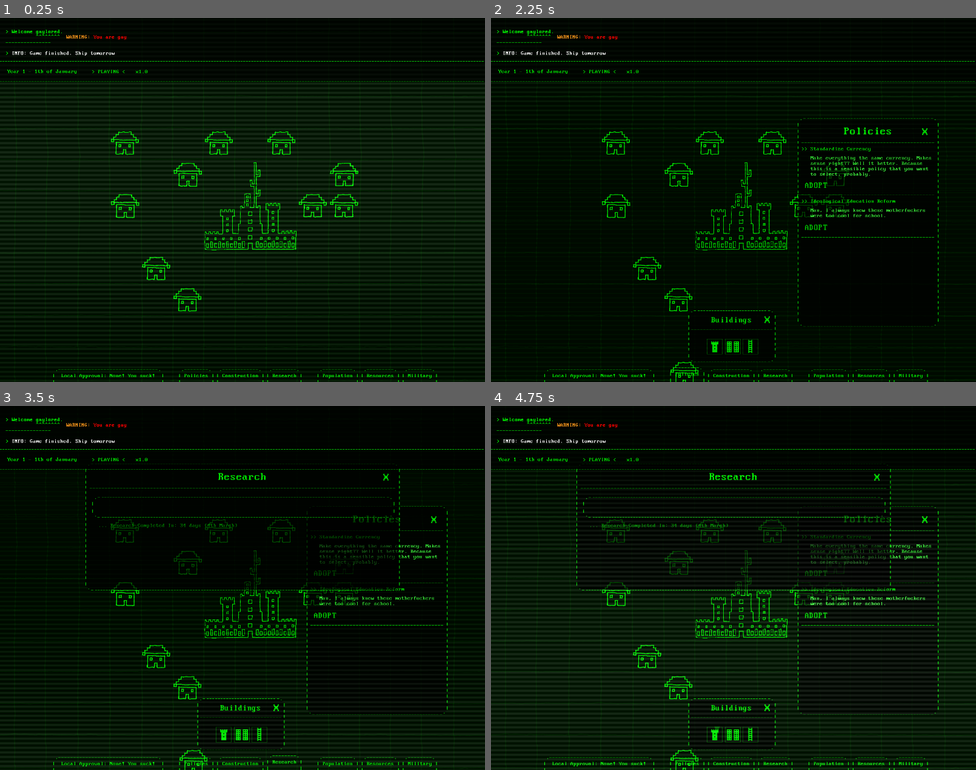
Above: before the commit, frames 1-4 (two rows, left to right).
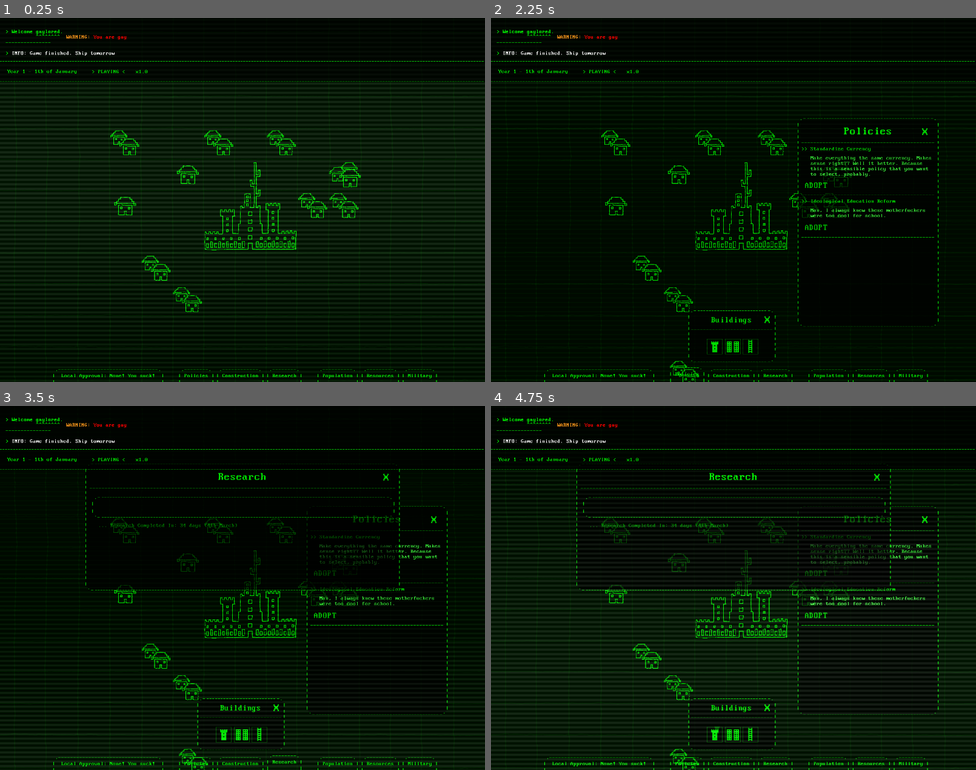
Above: after the commit, the same moments.

Repository: AlexHoratio/SATRAP
Game: Godot game, scene res://Scenes/satrap.tscn
The game is run twice, just before and just after one commit, with the same random seed, the same clock (stepped at 60 frames per second) and the same inputs. This scene is started directly instead of the project's main scene.
Inputs (mouse positions are in pixels of both pictures, inside the frame that each line leads up to):
- Up to frame 1 (0.25 s): no input
- Up to frame 2 (2.25 s): click ".------------. | Construction…" at 0.5 s; click (733, 345) at 1.25 s; click ".--------. | Policies | | |" at 2 s
- Up to frame 3 (3.5 s): click ".--------. | Research | | |" at 2.75 s
- Up to frame 4 (4.75 s): click (733, 708) at 3.52 s; click (714, 733) at 4.25 s

The runs differ from the first frame. In frame 1, 1.6% of the frame differs, in the area x 22-75%, y 30-81%; in frame 2, 1.6%; in frame 3, 1.3%; in frame 4, 1.3%.

Commit message:
civil sprite update

Diff:
--- a/Prefabs/Entities/civil.tscn
+++ b/Prefabs/Entities/civil.tscn
@@ -2,18 +2,18 @@
 
 [ext_resource type="PackedScene" uid="uid://c6gatc2wlssfe" path="res://Prefabs/Entities/building.tscn" id="1_frv1a"]
 [ext_resource type="Script" uid="uid://c1k01eku36n3y" path="res://Prefabs/Entities/civil.gd" id="2_2gubu"]
-[ext_resource type="Texture2D" uid="uid://w5mahjq33bqo" path="res://Graphics/Entities/Trace/civil1.png" id="3_r6u2t"]
-[ext_resource type="Texture2D" uid="uid://bw1olprqimu6u" path="res://Graphics/Entities/Trace/civil2.png" id="4_53qh1"]
+[ext_resource type="Texture2D" uid="uid://cxxa3thc1kmlc" path="res://Graphics/Entities/Trace/civil4.png" id="4_xdf7j"]
+[ext_resource type="Texture2D" uid="uid://0qu4rgbdo5ks" path="res://Graphics/Entities/Trace/civil5.png" id="5_r6u2t"]
 [ext_resource type="Texture2D" uid="uid://db37ai2l2k8yd" path="res://Graphics/Entities/Trace/civil3.png" id="5_s43j2"]
 
 [sub_resource type="SpriteFrames" id="SpriteFrames_af5lw"]
 animations = [{
 "frames": [{
 "duration": 1.0,
-"texture": ExtResource("3_r6u2t")
+"texture": ExtResource("4_xdf7j")
 }, {
 "duration": 1.0,
-"texture": ExtResource("4_53qh1")
+"texture": ExtResource("5_r6u2t")
 }, {
 "duration": 1.0,
 "texture": ExtResource("5_s43j2")
--- a/Scenes/satrap.tscn
+++ b/Scenes/satrap.tscn
@@ -718,81 +718,79 @@
 [node name="world" type="Node2D" parent="." unique_id=393979327]
 script = ExtResource("4_iv1gs")
 
-[node name="buildings" type="Node2D" parent="world" unique_id=1515735873]
-
 [node name="vert" type="Parallax2D" parent="world" unique_id=1001035445]
 scroll_offset = Vector2(-985, -144)
 repeat_size = Vector2(1116, 841.355)
 repeat_times = 3
 
 [node name="vert1" type="Sprite2D" parent="world/vert" unique_id=959746599]
-self_modulate = Color(0, 1, 0, 0.07058824)
+self_modulate = Color(0, 1, 0, 0.06666667)
 position = Vector2(193, 135)
 scale = Vector2(0.40622202, 0.40622205)
 texture = ExtResource("15_q2xhs")
 
 [node name="vert2" type="Sprite2D" parent="world/vert" unique_id=986245493]
-self_modulate = Color(0, 1, 0, 0.07058824)
+self_modulate = Color(0, 1, 0, 0.06666667)
 position = Vector2(287, 135)
 scale = Vector2(0.40622202, 0.40622205)
 texture = ExtResource("16_h600r")
 
 [node name="vert3" type="Sprite2D" parent="world/vert" unique_id=1040480945]
-self_modulate = Color(0, 1, 0, 0.07058824)
+self_modulate = Color(0, 1, 0, 0.06666667)
 position = Vector2(380, 135)
 scale = Vector2(0.40622202, 0.40622205)
 texture = ExtResource("17_xomt0")
 
 [node name="vert4" type="Sprite2D" parent="world/vert" unique_id=1561133261]
-self_modulate = Color(0, 1, 0, 0.07058824)
+self_modulate = Color(0, 1, 0, 0.06666667)
 position = Vector2(472, 135.43982)
 scale = Vector2(0.40622202, 0.40622205)
 texture = ExtResource("18_eek2u")
 
 [node name="vert5" type="Sprite2D" parent="world/vert" unique_id=1693824832]
-self_modulate = Color(0, 1, 0, 0.07058824)
+self_modulate = Color(0, 1, 0, 0.06666667)
 position = Vector2(566, 135.44)
 scale = Vector2(0.40622202, 0.40622205)
 texture = ExtResource("19_mhcst")
 
 [node name="vert6" type="Sprite2D" parent="world/vert" unique_id=330773815]
-self_modulate = Color(0, 1, 0, 0.07058824)
+self_modulate = Color(0, 1, 0, 0.06666667)
 position = Vector2(660, 135.44)
 scale = Vector2(0.40622202, 0.40622205)
 texture = ExtResource("20_0dolp")
 
 [node name="vert7" type="Sprite2D" parent="world/vert" unique_id=1408206639]
-self_modulate = Color(0, 1, 0, 0.07058824)
+self_modulate = Color(0, 1, 0, 0.06666667)
 position = Vector2(753, 135.44)
 scale = Vector2(0.40622202, 0.40622205)
 texture = ExtResource("21_6oqxu")
 
 [node name="vert8" type="Sprite2D" parent="world/vert" unique_id=2116322138]
-self_modulate = Color(0, 1, 0, 0.07058824)
+self_modulate = Color(0, 1, 0, 0.06666667)
 position = Vector2(850.00006, 134)
 scale = Vector2(0.40622202, 0.40622205)
 texture = ExtResource("22_6oqxu")
 
 [node name="vert9" type="Sprite2D" parent="world/vert" unique_id=1573119686]
-self_modulate = Color(0, 1, 0, 0.07058824)
+self_modulate = Color(0, 1, 0, 0.06666667)
 position = Vector2(942, 135)
 scale = Vector2(0.40622202, 0.40622205)
 texture = ExtResource("23_o7wbe")
 
 [node name="vert10" type="Sprite2D" parent="world/vert" unique_id=1675364450]
-self_modulate = Color(0, 1, 0, 0.07058824)
+self_modulate = Color(0, 1, 0, 0.06666667)
 position = Vector2(1036, 135.44)
 scale = Vector2(0.40622202, 0.40622205)
 texture = ExtResource("24_o7wbe")
 
 [node name="vert11" type="Sprite2D" parent="world/vert" unique_id=664352210]
-self_modulate = Color(0, 1, 0, 0.07058824)
+self_modulate = Color(0, 1, 0, 0.06666667)
 position = Vector2(1127.6218, 135.44)
 scale = Vector2(0.40622202, 0.40622205)
 texture = ExtResource("25_uh8an")
 
 [node name="vert12" type="Sprite2D" parent="world/vert" unique_id=735442578]
-self_modulate = Color(0, 1, 0, 0.07058824)
+self_modulate = Color(0, 1, 0, 0.06666667)
 position = Vector2(1223, 135.44)
 scale = Vector2(0.40622202, 0.40622205)
 texture = ExtResource("26_dxpk8")
@@ -803,58 +801,60 @@
 repeat_times = 3
 
 [node name="horz1" type="Sprite2D" parent="world/horz" unique_id=250780465]
-self_modulate = Color(0, 1, 0, 0.07058824)
+self_modulate = Color(0, 1, 0, 0.06666667)
 position = Vector2(145.88306, 138.6222)
 scale = Vector2(0.40622202, 0.40622205)
 texture = ExtResource("27_8gkb8")
 
 [node name="horz2" type="Sprite2D" parent="world/horz" unique_id=2020717968]
-self_modulate = Color(0, 1, 0, 0.07058824)
+self_modulate = Color(0, 1, 0, 0.06666667)
 position = Vector2(145.88287, 231.62231)
 scale = Vector2(0.40622202, 0.40622205)
 texture = ExtResource("28_ude55")
 
 [node name="horz3" type="Sprite2D" parent="world/horz" unique_id=518113669]
-self_modulate = Color(0, 1, 0, 0.07058824)
+self_modulate = Color(0, 1, 0, 0.06666667)
 position = Vector2(145.88287, 324.6223)
 scale = Vector2(0.40622202, 0.40622205)
 texture = ExtResource("29_3b30o")
 
 [node name="horz4" type="Sprite2D" parent="world/horz" unique_id=2136192882]
-self_modulate = Color(0, 1, 0, 0.07058824)
+self_modulate = Color(0, 1, 0, 0.06666667)
 position = Vector2(145.88287, 417.6223)
 scale = Vector2(0.40622202, 0.40622205)
 texture = ExtResource("30_pnak6")
 
 [node name="horz5" type="Sprite2D" parent="world/horz" unique_id=1686966908]
-self_modulate = Color(0, 1, 0, 0.07058824)
+self_modulate = Color(0, 1, 0, 0.06666667)
 position = Vector2(145.88287, 510.6223)
 scale = Vector2(0.40622202, 0.40622205)
 texture = ExtResource("31_l8tek")
 
 [node name="horz6" type="Sprite2D" parent="world/horz" unique_id=986324280]
-self_modulate = Color(0, 1, 0, 0.07058824)
+self_modulate = Color(0, 1, 0, 0.06666667)
 position = Vector2(145.88287, 603.6223)
 scale = Vector2(0.40622202, 0.40622205)
 texture = ExtResource("32_18qia")
 
 [node name="horz7" type="Sprite2D" parent="world/horz" unique_id=2012354467]
-self_modulate = Color(0, 1, 0, 0.07058824)
+self_modulate = Color(0, 1, 0, 0.06666667)
 position = Vector2(145.88287, 696.6223)
 scale = Vector2(0.40622202, 0.40622205)
 texture = ExtResource("33_18qia")
 
 [node name="horz8" type="Sprite2D" parent="world/horz" unique_id=1532687045]
-self_modulate = Color(0, 1, 0, 0.07058824)
+self_modulate = Color(0, 1, 0, 0.06666667)
 position = Vector2(145.88287, 789.6223)
 scale = Vector2(0.40622202, 0.40622205)
 texture = ExtResource("34_km1i7")
 
 [node name="horz9" type="Sprite2D" parent="world/horz" unique_id=399780915]
-self_modulate = Color(0, 1, 0, 0.07058824)
+self_modulate = Color(0, 1, 0, 0.06666667)
 position = Vector2(145.88287, 882.62244)
 scale = Vector2(0.40622202, 0.40622205)
 texture = ExtResource("35_4wyyb")
+
+[node name="buildings" type="Node2D" parent="world" unique_id=1515735873]
 
 [node name="action_window" parent="." unique_id=462450761 instance=ExtResource("6_malts")]
 visible = false
Binary file changed: Graphics/Entities/Trace/civil3.png
Binary file added: Graphics/Entities/Trace/civil4.png
Not shown, added: Graphics/Entities/Trace/civil4.png.import
Binary file added: Graphics/Entities/Trace/civil5.png
Not shown, added: Graphics/Entities/Trace/civil5.png.import
